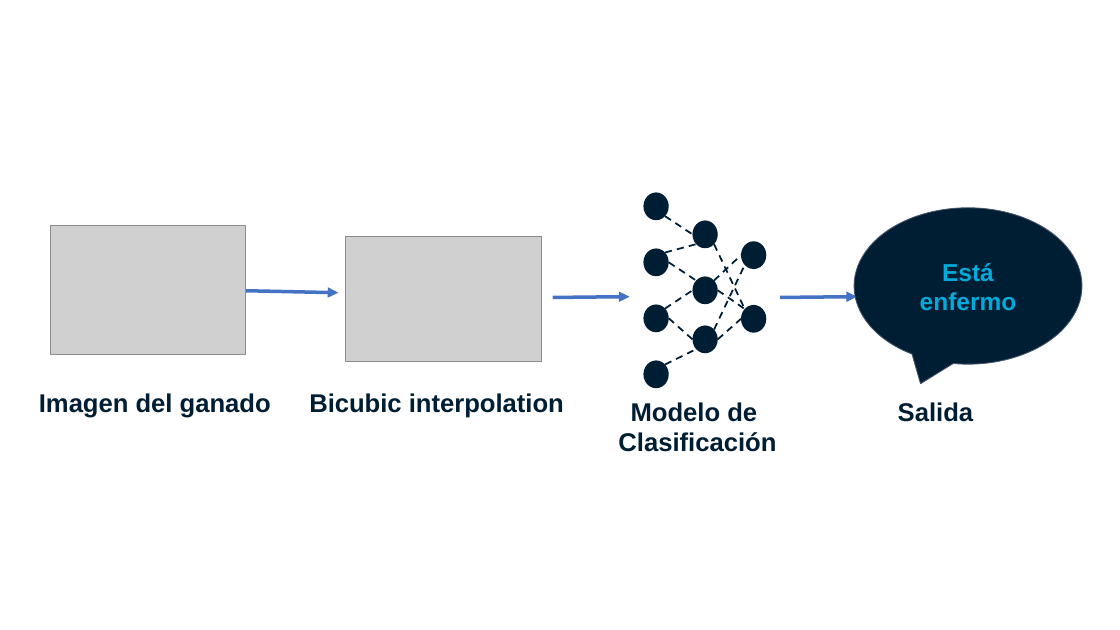
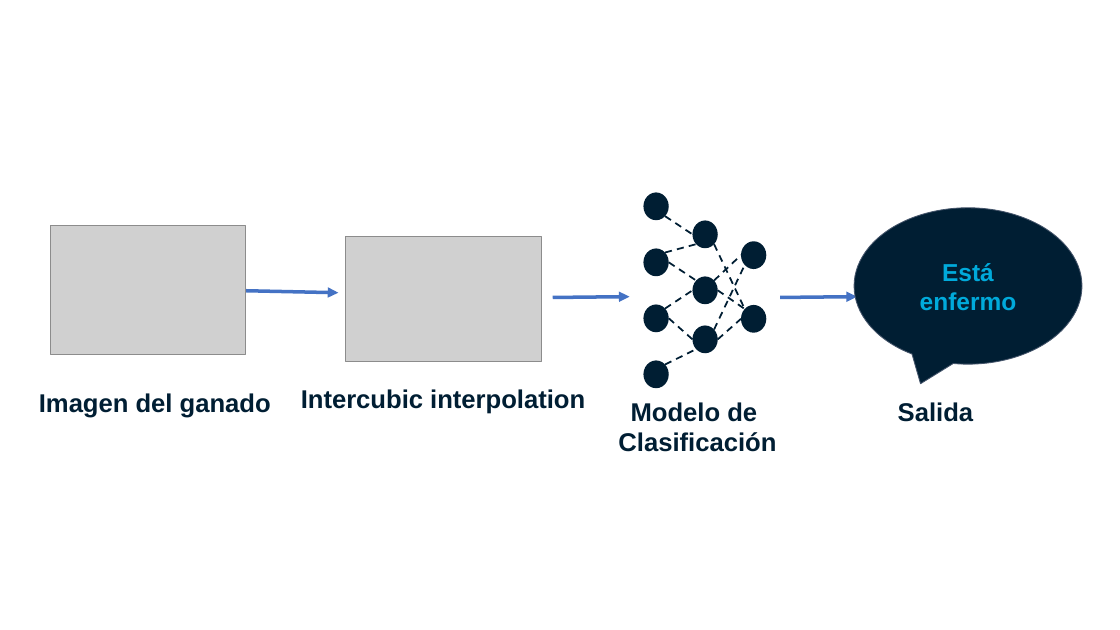
Before and after one commit to sebasarias17/ST0245-003, a slide deck: slide 4 of proyecto/informe/entrega2/ED1-Eafit-Presentacion Proyecto-Vr-4.0 (1).pptx. Drawn at 1120x630 pixels with LibreOffice and Linux fonts; fonts in the diff are those of the drawing; grey boxes stand for pictures; background and template pictures are left out. Boxes give left, top, right and bottom in pixels: in the first picture for what was removed or moved away, otherwise in the second. Text is boxed around its words. In the diff, an @@ line names an element or a change of style, - is before the commit and + after.

```diff
--- a/proyecto/informe/entrega2/ED1-Eafit-Presentacion Proyecto-Vr-4.0 (1).pptx
+++ b/proyecto/informe/entrega2/ED1-Eafit-Presentacion Proyecto-Vr-4.0 (1).pptx
@@ text at box(301, 389, 585, 414): text changed @@
-Bicubic interpolation
+Intercubic interpolation
```
Also in this commit, not shown: 1 other slide changed.
